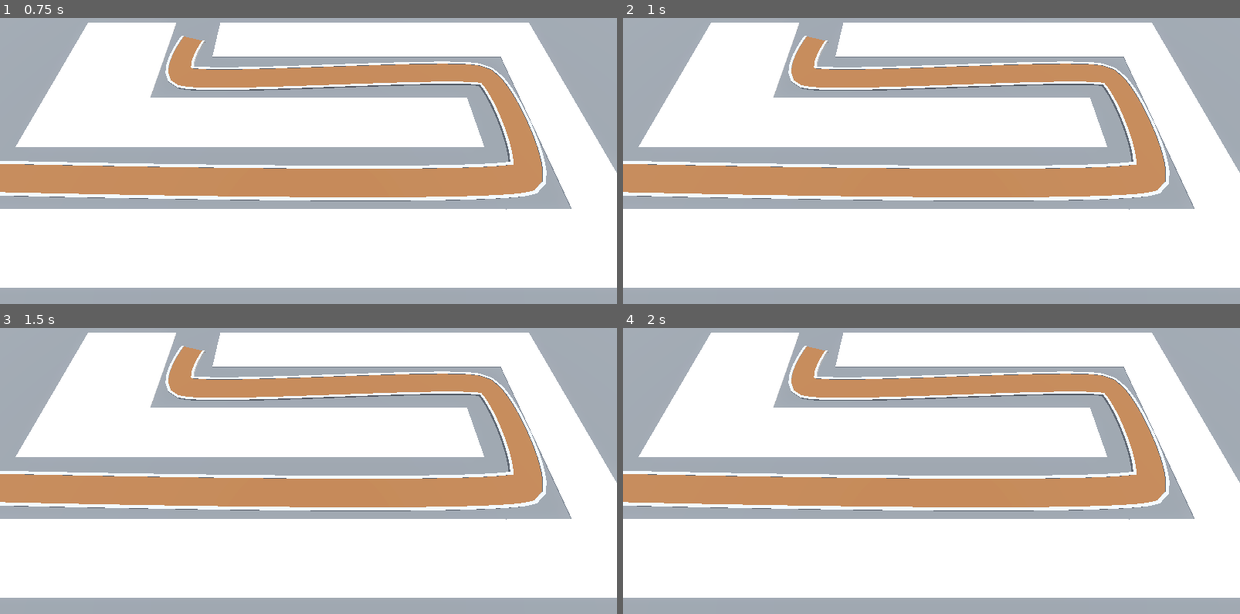
Above: before the commit, frames 1-4 (two rows, left to right).
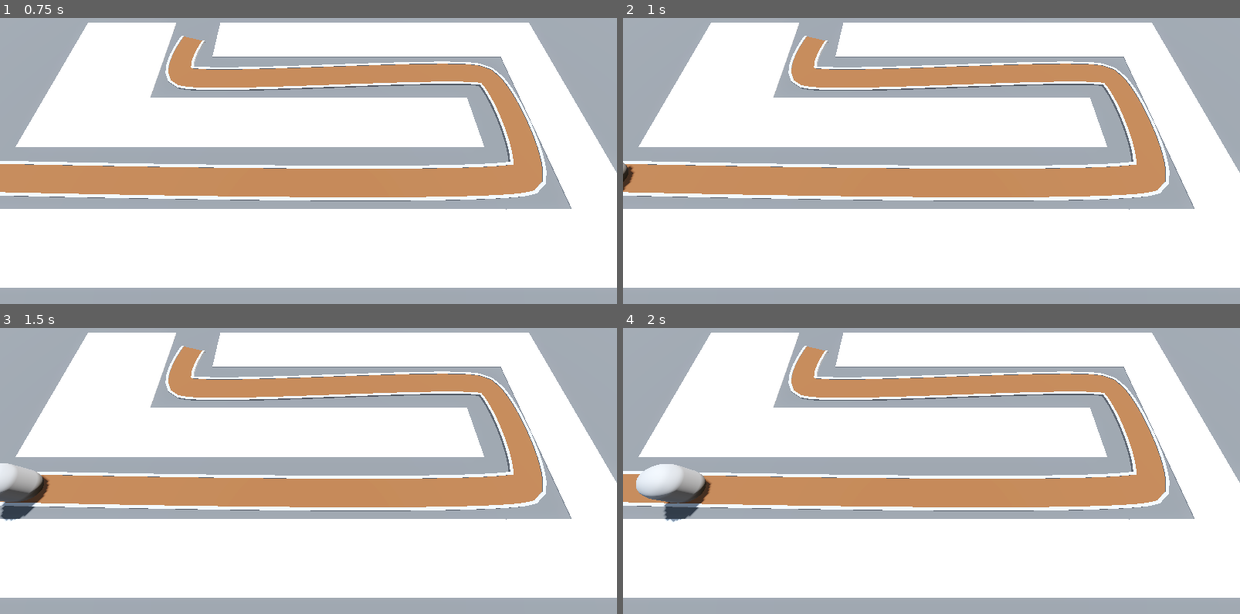
Above: after the commit, the same moments.

Repository: ellebell43/barbarian-blaster
Game: Godot game, scene res://scenes/base-level.tscn
Same seed, same stepped clock (60 frames per second), same inputs: the game is played once before the commit and once after it. Before the commit the project has no main scene; this scene is started directly in both runs.
Inputs:
- Up to frame 1 (0.75 s): tap Enter at 0.5 s
- Up to frame 2 (1 s): no input
- Up to frame 3 (1.5 s): no input
- Up to frame 4 (2 s): no input

Frame 1 is identical in both runs. In frame 2, 0.1% of the frame differs, in the area x 0-2%, y 50-61%; in frame 3, 1.1%; in frame 4, 1.5%, in the area x 2-15%, y 47-68%.

Commit message:
enemy scene
- path follow node with a place holder mesh travels along the path in the base level scene and as an exported speed variable
- set the main scene to base level

Diff:
--- a/project.godot
+++ b/project.godot
@@ -11,5 +11,6 @@
 [application]
 
 config/name="Barbarian Blaster"
+run/main_scene="uid://b3ubn7cgwsnof"
 config/features=PackedStringArray("4.5", "Forward Plus")
 config/icon="res://icon.svg"
--- a/scenes/base-level.tscn
+++ b/scenes/base-level.tscn
@@ -1,6 +1,7 @@
-[gd_scene load_steps=10 format=3 uid="uid://b3ubn7cgwsnof"]
+[gd_scene load_steps=11 format=3 uid="uid://b3ubn7cgwsnof"]
 
 [ext_resource type="MeshLibrary" uid="uid://d0hlcrofc28g0" path="res://mesh-libraries/space-library.tres" id="1_0oc5h"]
+[ext_resource type="PackedScene" uid="uid://u3qbr2m3i14a" path="res://scenes/enemy/enemy.tscn" id="2_3tsvm"]
 
 [sub_resource type="ProceduralSkyMaterial" id="ProceduralSkyMaterial_spd7x"]
 sky_horizon_color = Color(0.66224277, 0.6717428, 0.6867428, 1)
@@ -106,3 +107,6 @@
 path_u_distance = 1.0
 path_joined = false
 material = SubResource("StandardMaterial3D_gwe6x")
+
+[node name="Enemy" parent="Path3D" instance=ExtResource("2_3tsvm")]
+transform = Transform3D(-0.026306586, 0, -0.9996482, 0, 1, 0, 0.9996482, 0, -0.026306586, -25, 0, 6)
--- /dev/null
+++ b/scenes/enemy/enemy.gd
@@ -0,0 +1,12 @@
+extends PathFollow3D
+@export var speed: float = 5
+
+# Called when the node enters the scene tree for the first time.
+func _ready() -> void:
+	pass # Replace with function body.
+
+
+# Called every frame. 'delta' is the elapsed time since the previous frame.
+func _process(delta: float) -> void:
+	progress += delta * speed
+	pass
--- /dev/null
+++ b/scenes/enemy/enemy.tscn
@@ -0,0 +1,16 @@
+[gd_scene load_steps=3 format=3 uid="uid://u3qbr2m3i14a"]
+
+[ext_resource type="Script" uid="uid://bty08iyb365m3" path="res://scenes/enemy/enemy.gd" id="1_4a83h"]
+
+[sub_resource type="CapsuleMesh" id="CapsuleMesh_f882f"]
+radius = 1.0
+height = 3.0
+
+[node name="Enemy" type="PathFollow3D"]
+transform = Transform3D(-0.026306586, 0, -0.9996482, 0, 1, 0, 0.9996482, 0, -0.026306586, 0, 0, 0)
+loop = false
+script = ExtResource("1_4a83h")
+
+[node name="MeshInstance3D" type="MeshInstance3D" parent="."]
+transform = Transform3D(1, 0, 0, 0, 1, 0, 0, 0, 1, 0, 1.5, 0)
+mesh = SubResource("CapsuleMesh_f882f")
Not shown, added: scenes/enemy/enemy.gd.uid
